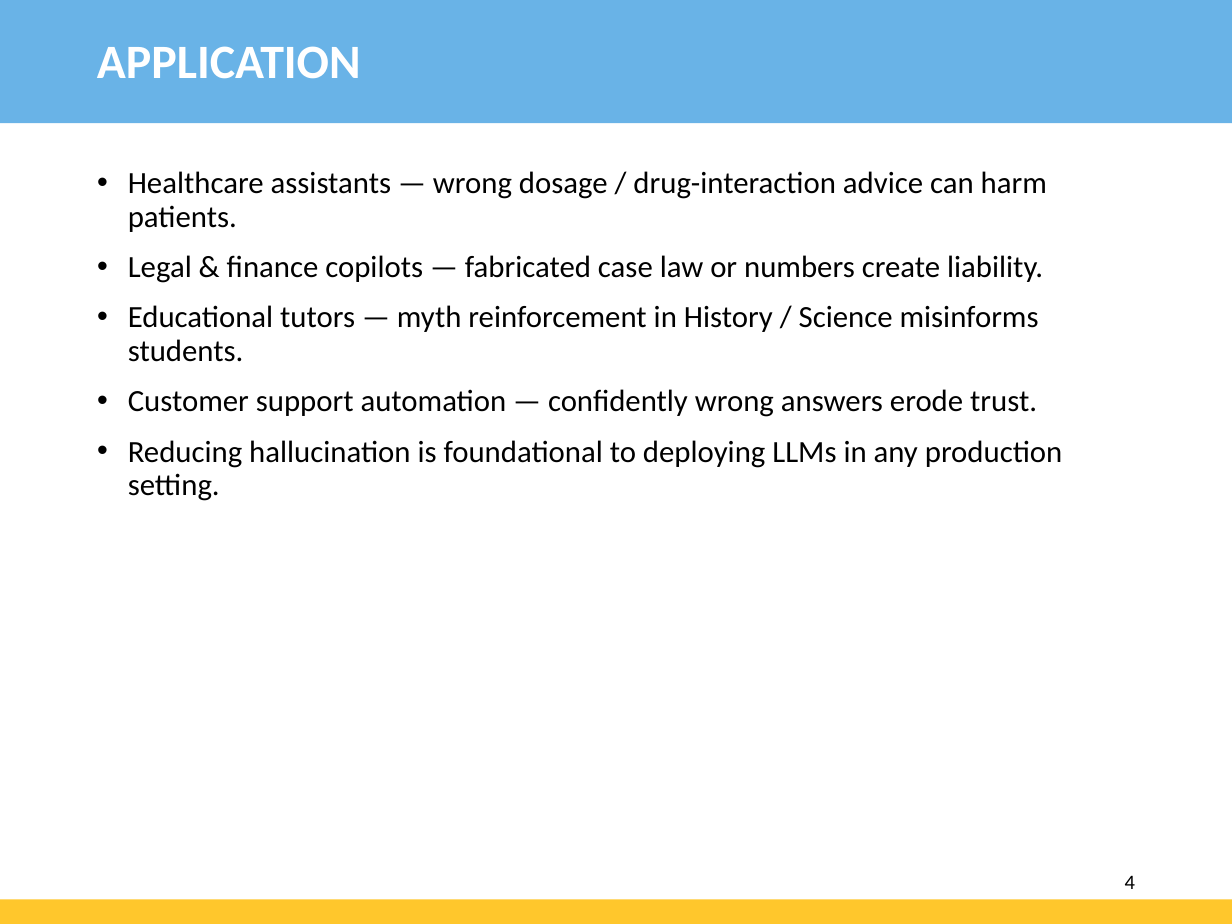
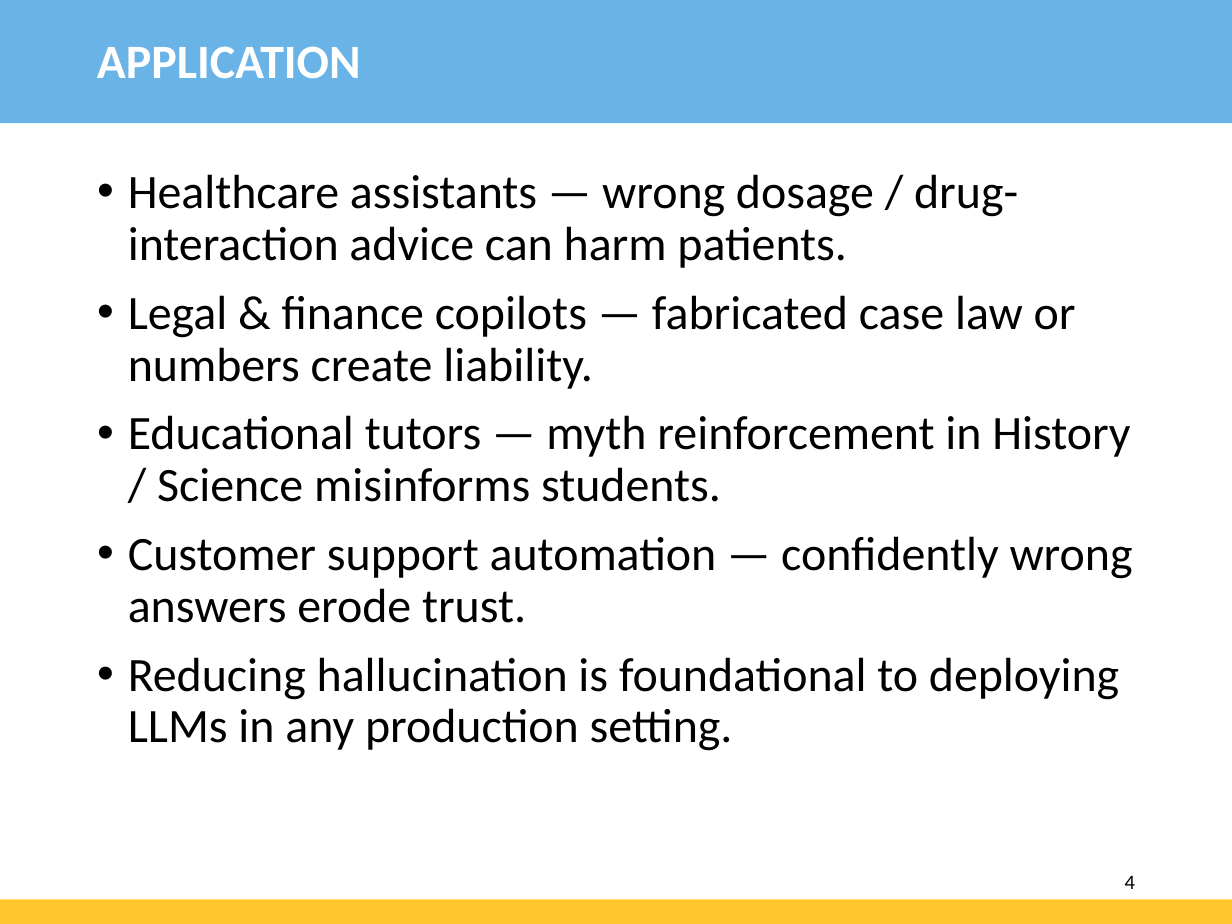
Before and after one commit to emigama01/Hallucination-Reduction, a slide deck: slide 4 of AI700-Final-PPT-Hallucination-LLM.pptx. Drawn at 1232x924 pixels with LibreOffice and Linux fonts; fonts in the diff are those of the drawing; background and template pictures are left out. Boxes give left, top, right and bottom in pixels: in the first picture for what was removed or moved away, otherwise in the second. Text is boxed around its words. In the diff, an @@ line names an element or a change of style, - is before the commit and + after.

```diff
--- a/AI700-Final-PPT-Hallucination-LLM.pptx
+++ b/AI700-Final-PPT-Hallucination-LLM.pptx
@@ text "Healthcare assistants — wrong dosage ..." at box(128, 174, 1133, 751): size 18 to 28 pt @@
```
Also in this commit, not shown: 9 other slides changed, 3 other files.
